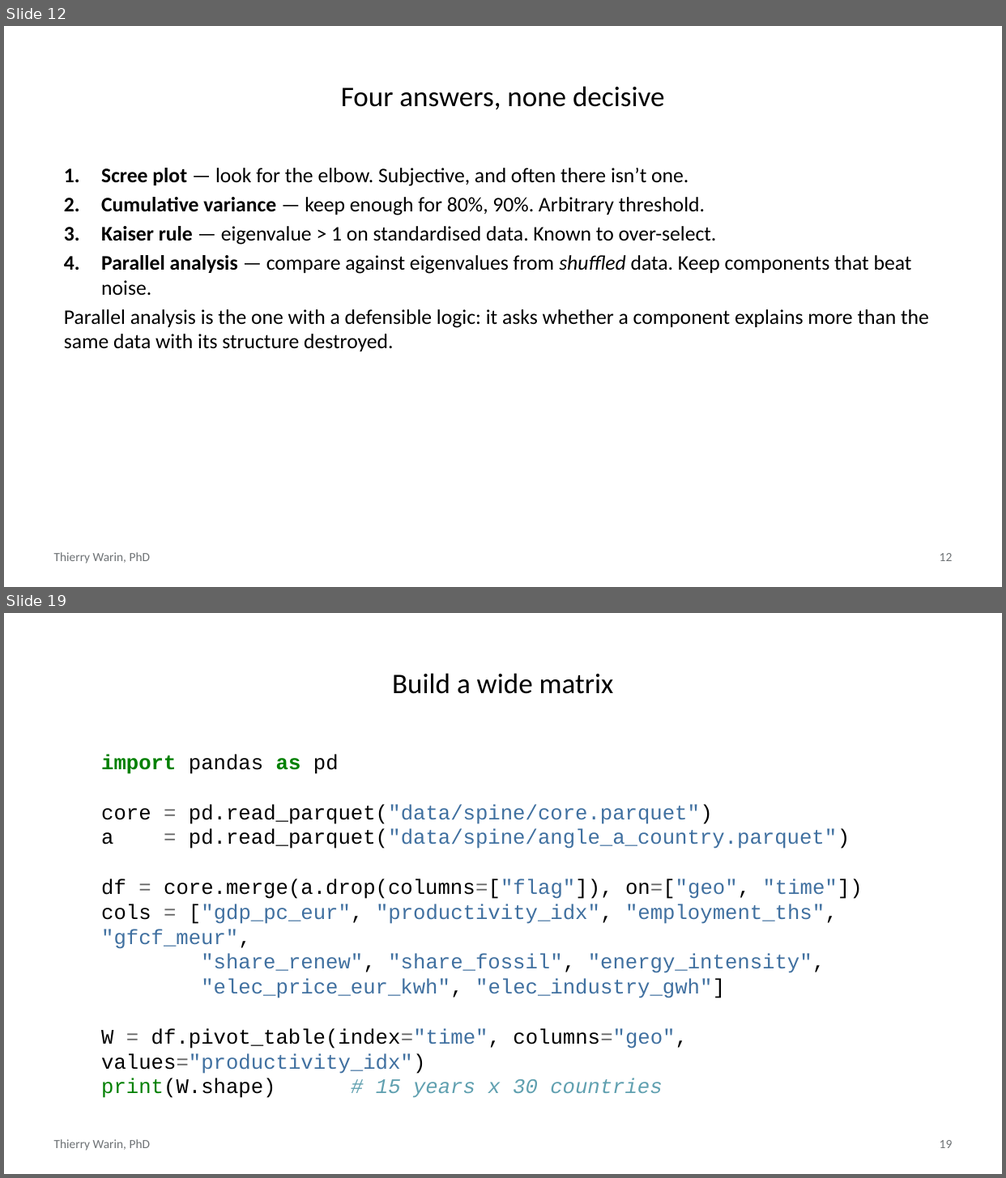
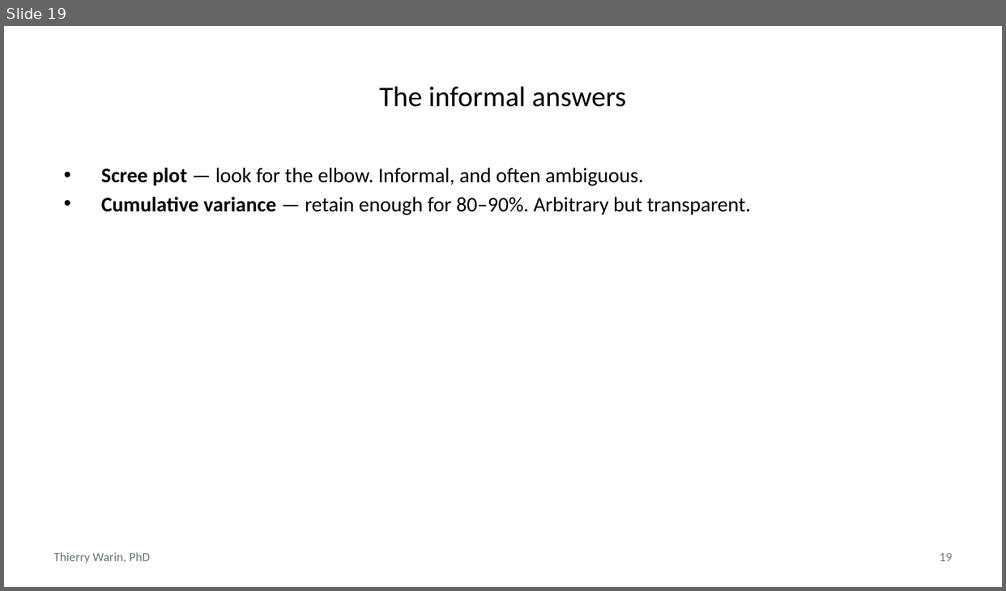
Before and after one commit to warint/quantitative-methods, a slide deck: 08-pca-and-factor-models/slides.pptx. Shown one above the other, each under a label of ours: slides 12 and 19 before the commit, slide 19 after it; the slides between them are not shown. The pictures are 1006x1178 and 1006x591 pixels, drawn with LibreOffice and Linux fonts; fonts in the diff are those of the drawing. Boxes give left, top, right and bottom in pixels: in the first picture for what was removed or moved away, otherwise in the second. Text is boxed around its words. In the diff, an @@ line names an element or a change of style, - is before the commit and + after.

```diff
--- a/08-pca-and-factor-models/slides.pptx
+++ b/08-pca-and-factor-models/slides.pptx
@@ slide 19 removed at (4, 613, 1002, 1174), background #FFFFFF; not listed: 2 template elements that a slide beside it also shows @@
@@ title removed at (392, 673, 614, 694) @@
-Build a wide matrix
@@ text removed at (101, 754, 863, 1098) @@
-import pandas as pd
-core = pd.read_parquet("data/spine/core.parquet")
-a = pd.read_parquet("data/spine/angle_a_country.parquet")
-df = core.merge(a.drop(columns=["flag"]), on=["geo", "time"])
-cols = ["gdp_pc_eur", "productivity_idx", "employment_ths", "gfcf_meur",
-"share_renew", "share_fossil", "energy_intensity",
-"elec_price_eur_kwh", "elec_industry_gwh"]
-W = df.pivot_table(index="time", columns="geo", values="productivity_idx")
-print(W.shape) # 15 years x 30 countries
@@ what was slide 12 is now slide 19 @@
@@ slide 19 changed as well @@
@@ title at (379, 86, 626, 107): text changed @@
-Four answers, none decisive
+The informal answers
@@ text at (101, 168, 751, 216): text changed @@
-1. Scree plot — look for the elbow. Subjective, and often there isn’t one.
-2. Cumulative variance — keep enough for 80%, 90%. Arbitrary threshold.
-3. Kaiser rule — eigenvalue > 1 on standardised data. Known to over-select.
-4. Parallel analysis — compare against eigenvalues from shuffled data. Keep components that beat noise.
-Parallel analysis is the one with a defensible logic: it asks whether a component explains more than the same data with its structure destroyed.
+• Scree plot — look for the elbow. Informal, and often ambiguous.
+• Cumulative variance — retain enough for 80–90%. Arbitrary but transparent.
@@ page number at (940, 553, 953, 561): text changed @@
-12
+19
```
Also in this commit, not shown: 4 other slides changed, 22 slides added, 23 other slides removed, 3 other files.
